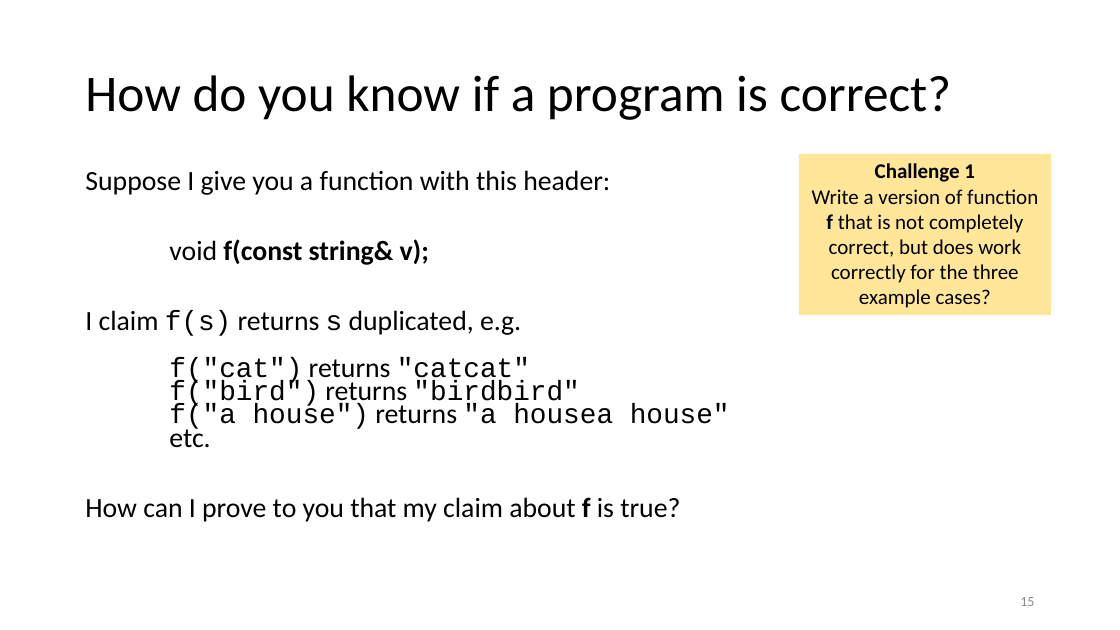
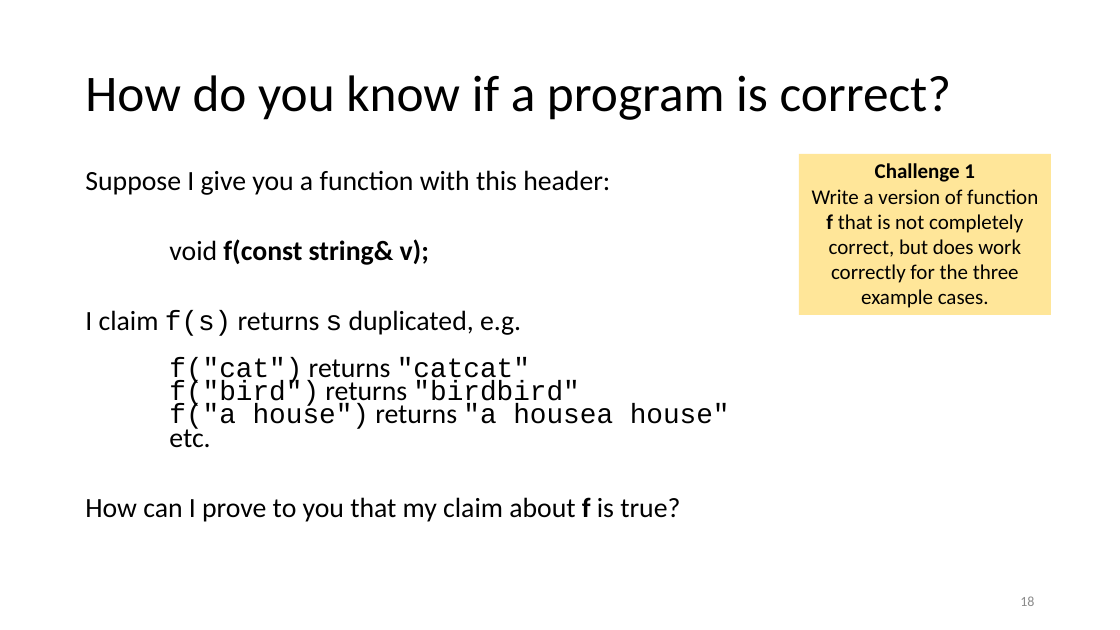
Before and after one commit to tjd1234/cmpt135spring2024, a slide deck: slide 18 of sample_code/week2/week2_cmpt135.pptx (slide 15 before the commit). Drawn at 1120x630 pixels with LibreOffice and Linux fonts; fonts in the diff are those of the drawing. Boxes give left, top, right and bottom in pixels: in the first picture for what was removed or moved away, otherwise in the second. Text is boxed around its words. In the diff, an @@ line names an element or a change of style, - is before the commit and + after.

```diff
--- a/sample_code/week2/week2_cmpt135.pptx
+++ b/sample_code/week2/week2_cmpt135.pptx
@@ text in rectangle at (812, 189, 1038, 308): text changed @@
-Write a version of function f that is not completely correct, but does work correctly for the three example cases?
+Write a version of function f that is not completely correct, but does work correctly for the three example cases.
@@ page number at (1020, 596, 1034, 606): text changed @@
-15
+18
```
Also in this commit, not shown: 3 other slides changed, 13 slides added, 2 other files.
